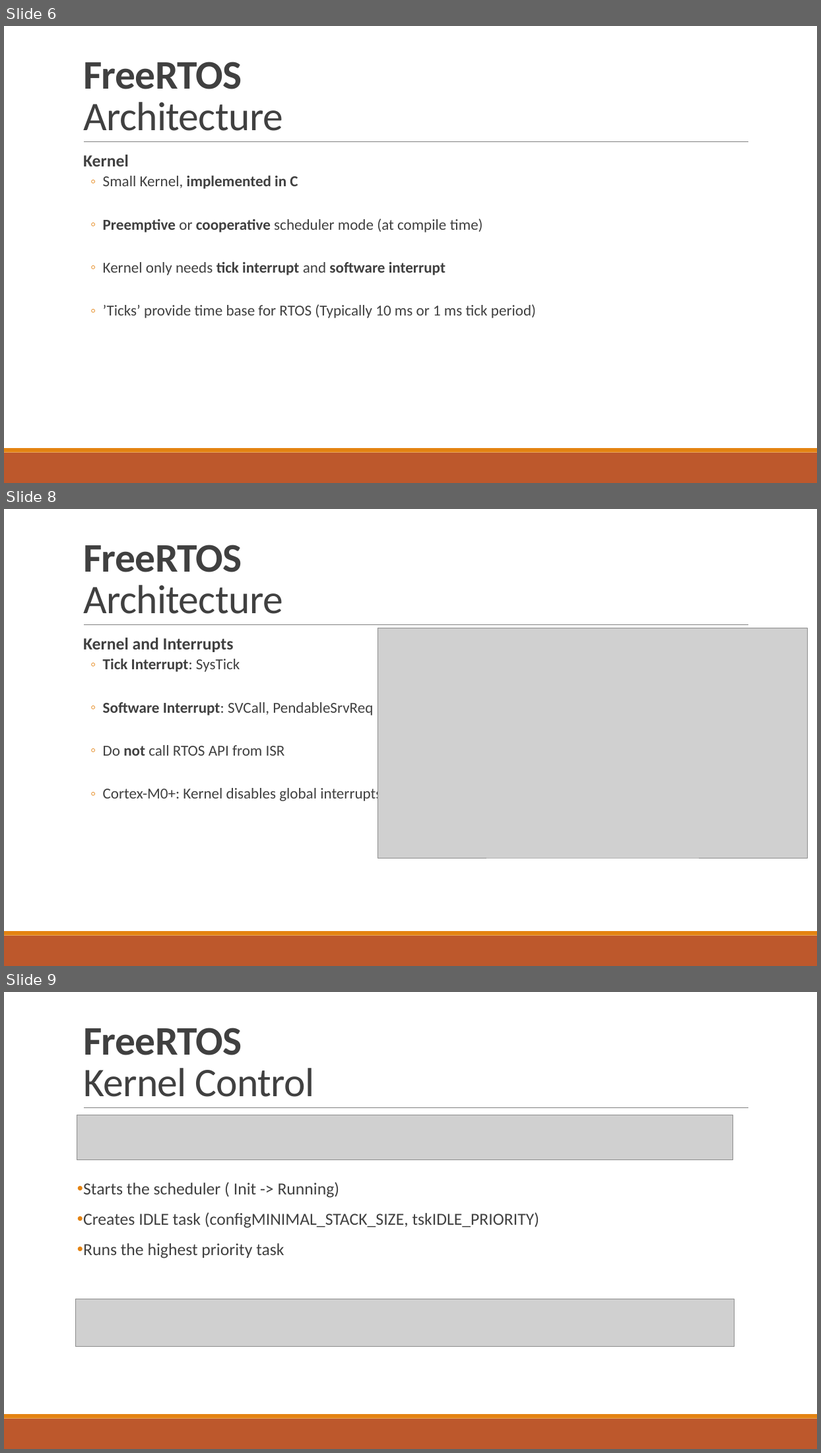
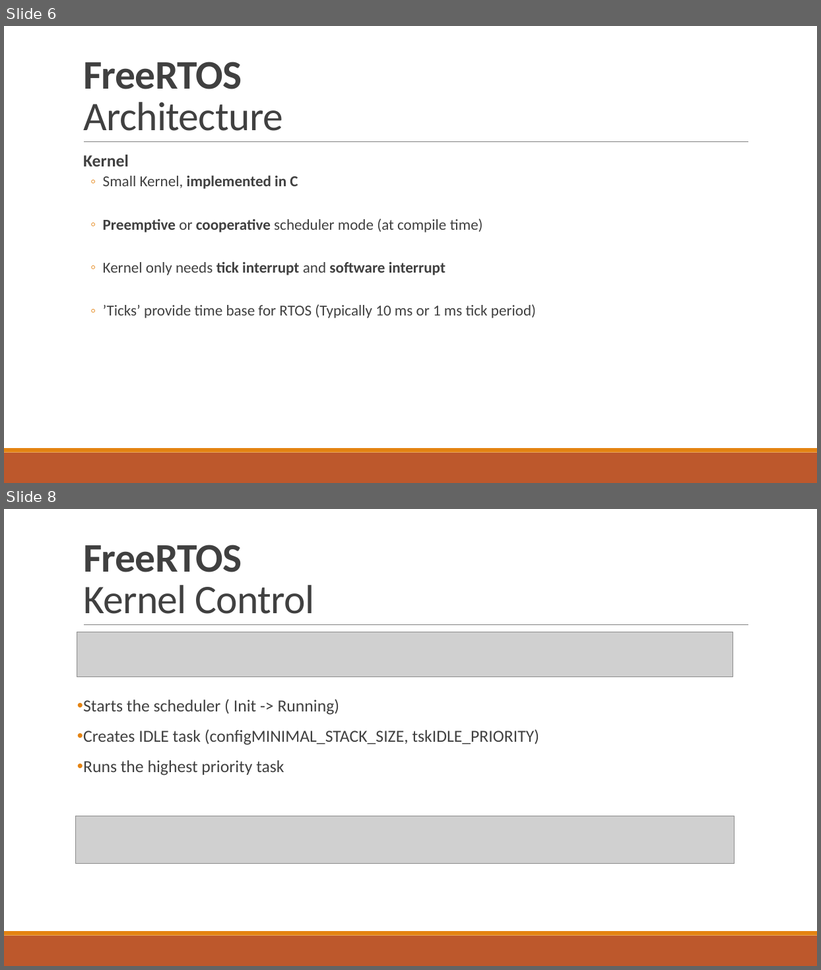
Before and after one commit to tfineich/INTRO_Projekt, a slide deck: Recap_SW5_Ineichen_Stecher.pptx. Shown one above the other, each under a label of ours: slides 6, 8 and 9 before the commit, slides 6 and 8 after it; the slides between them are not shown. The pictures are 821x1453 and 821x970 pixels, drawn with LibreOffice and Linux fonts; fonts in the diff are those of the drawing; grey boxes stand for pictures. Boxes give left, top, right and bottom in pixels: in the first picture for what was removed or moved away, otherwise in the second. Text is boxed around its words. In the diff, an @@ line names an element or a change of style, - is before the commit and + after.

```diff
--- a/Recap_SW5_Ineichen_Stecher.pptx
+++ b/Recap_SW5_Ineichen_Stecher.pptx
@@ slide 8 removed at (4,509,817,966), background #FFFFFF; not listed: 3 template elements that a slide beside it also shows @@
@@ title removed at (83,545,283,614) @@
-FreeRTOS
-Architecture
@@ text removed at (83,638,382,803) @@
-  Kernel and Interrupts
-  ◦ Tick Interrupt: SysTick
-  ◦ Software Interrupt: SVCall, PendableSrvReq
-  ◦ Do not call RTOS API from ISR
-  ◦ Cortex-M0+: Kernel disables global interrupts
@@ picture removed at (378,628,808,858) @@
@@ what was slide 9 is now slide 8 @@
```
Also in this commit, not shown: 3 slides changed.
